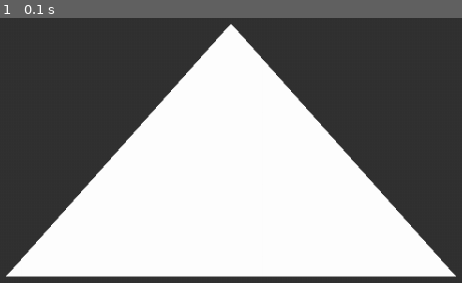
Above: before the commit, frame 1.
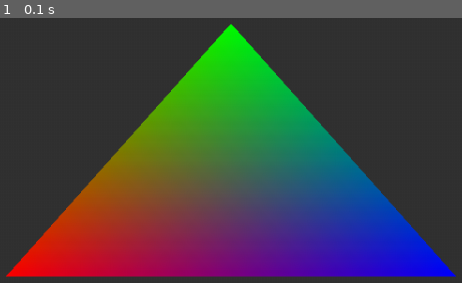
Above: after the commit, the same moment.

Repository: josuemj/Computer-Graphics
Game: pygame game, started from openGL/RendererOpenGL.py
Same seed, same stepped clock (60 frames per second), same inputs: the game is played once before the commit and once after it.
Inputs:
- Up to frame 1 (0.1 s): no input

The runs differ from the first frame. In frame 1, 47% of the frame differs, in the area x 1-99%, y 2-98%.

Commit message:
baricentric like triangle with shaders

Diff:
--- a/openGL/RendererOpenGL.py
+++ b/openGL/RendererOpenGL.py
@@ -2,6 +2,7 @@
 from pygame.locals import *
 from gl import Renderer
 from buffer import Buffer
+from shaders import *
 
 width = 960
 height = 540
@@ -12,7 +13,7 @@
 clock = pygame.time.Clock()
 
 rend = Renderer(screen)
-
+rend.SetShaders(vertex_shader, fragment_shader)
 #triangle positions         #color
 triangle = [-0.5, -0.5, 0,  1, 0, 0,
             0, 0.5, 0,      0, 1, 0,
--- a/openGL/gl.py
+++ b/openGL/gl.py
@@ -15,9 +15,19 @@
         glViewport(0, 0, self.width, self.height)
 
         self.scene = []
+        self.active_shaders = None
+
+    def SetShaders(self, vShader, fShader):
+        if vShader is not None and fShader is not None:
+            self.active_shaders = compileProgram(compileShader(vShader, GL_VERTEX_SHADER), compileShader(fShader, GL_FRAGMENT_SHADER))
+        else:
+            self.active_shaders = None
 
     def Render(self):
         glClear(GL_COLOR_BUFFER_BIT | GL_DEPTH_BUFFER_BIT) #clear frame buffer color and depth information
 
+        if self.active_shaders is not None:
+            glUseProgram(self.active_shaders)
+
         for obj in self.scene:
             obj.Render()
--- /dev/null
+++ b/openGL/shaders.py
@@ -0,0 +1,27 @@
+vertex_shader = '''
+#version 450 core
+
+layout (location = 0) in vec3 position;
+layout (location = 1) in vec3 vColor;
+
+out vec3 outColor;
+
+void main()
+{
+    gl_Position = vec4(position, 1.0);
+    outColor = vColor;
+}
+
+'''
+
+fragment_shader = '''
+#version 450 core
+
+in vec3 outColor;
+out vec4 fragColor;
+
+void main()
+{
+    fragColor = vec4(outColor, 1.0);
+}
+'''
